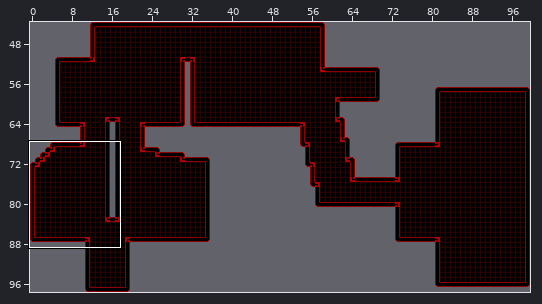
Two versions of a level (Tiled map, android/assets/maps/level3.tmx). Above: a wide view before the commit, with the close-up outlined.
Close-up. Before the commit:
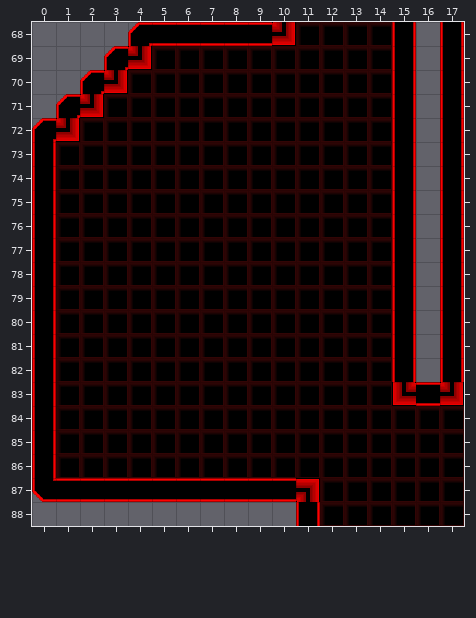
Cells are 32x32 px. Shown: x 0..17, y 68..88. The commit also changed other parts of the map, which this record leaves out. Tiles whose own drawing changed are shown in their newer look in all pictures.
New version:
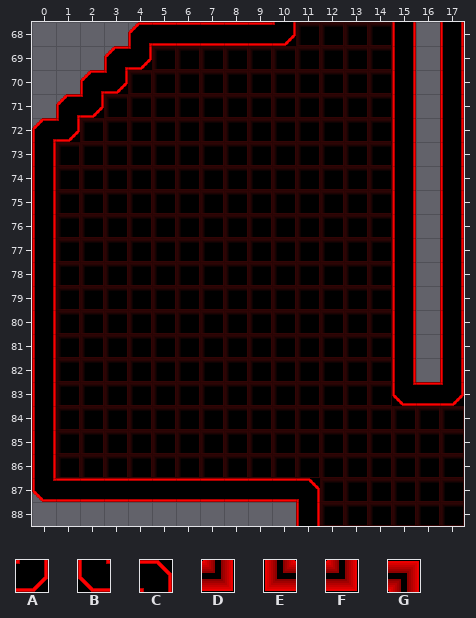
Key: from "tiles": A 59 "wall", B 59 flipped left-right "wall", C 59 flipped up-down "wall", D 61 "wall", E 61 flipped left-right "wall", F 61 flipped on the diagonal "wall", G 61 turned 270 "wall".
_ is an empty cell.
Tiles replaced or removed in this view: D, E, F, G.
The edit:
Changed rows in their new state; . is an unchanged cell.
Layer "tiles":
first column x 1:
68 .........A
69 ...A......
70 ..A.......
71 .A........
72 A.........
first column x 15:
83 B.A
first column x 11:
87 C
Pixel boxes of the changes (left, top, right, bottom) in both close-ups:
changed: (272, 22, 296, 46)
changed: (56, 46, 152, 142)
changed: (392, 382, 416, 406)
changed: (440, 382, 464, 406)
changed: (296, 478, 320, 502)
